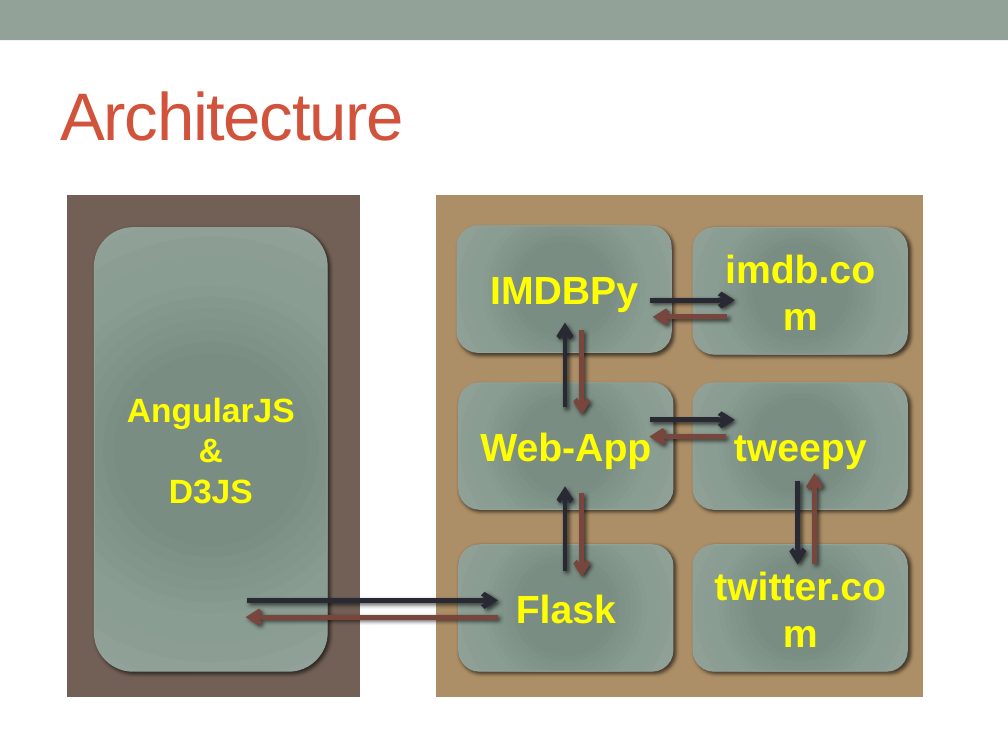
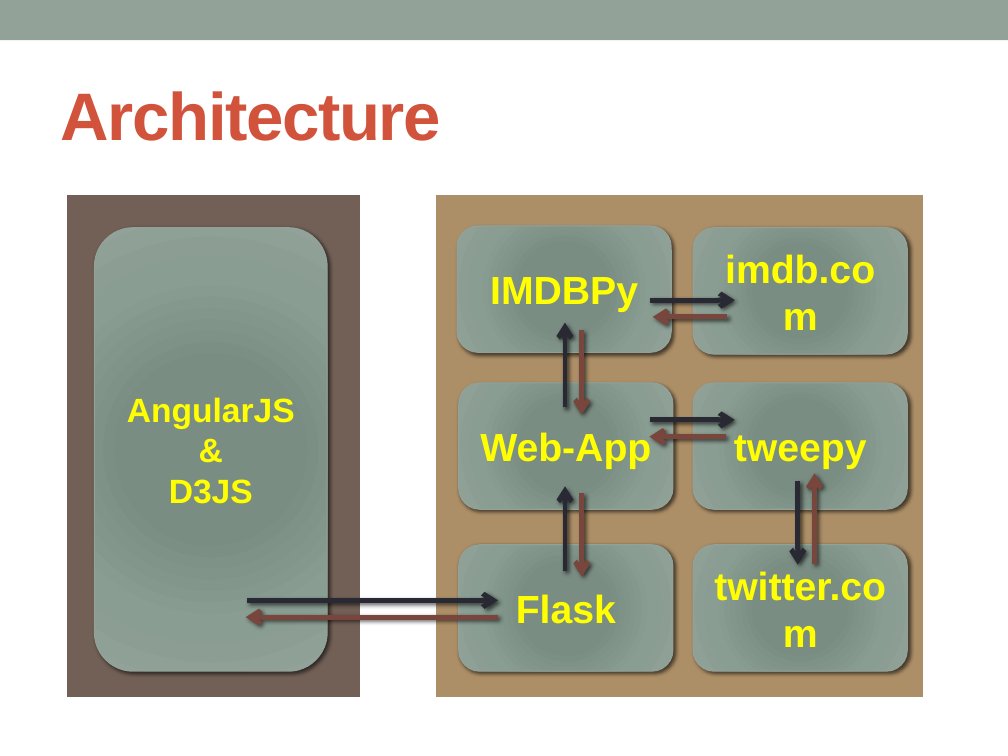
Before and after one commit to sumeshnb/6339Project, a slide deck: slide 4 of midterm_presentation.pptx. Drawn at 1008x756 pixels with LibreOffice and Linux fonts; fonts in the diff are those of the drawing. Boxes give left, top, right and bottom in pixels: in the first picture for what was removed or moved away, otherwise in the second. Text is boxed around its words. In the diff, an @@ line names an element or a change of style, - is before the commit and + after.

```diff
--- a/midterm_presentation.pptx
+++ b/midterm_presentation.pptx
@@ title "Architecture" at (60, 91, 441, 141): bold on @@
```
Also in this commit, not shown: 6 other slides changed, 2 slides added, 4 slides removed.
